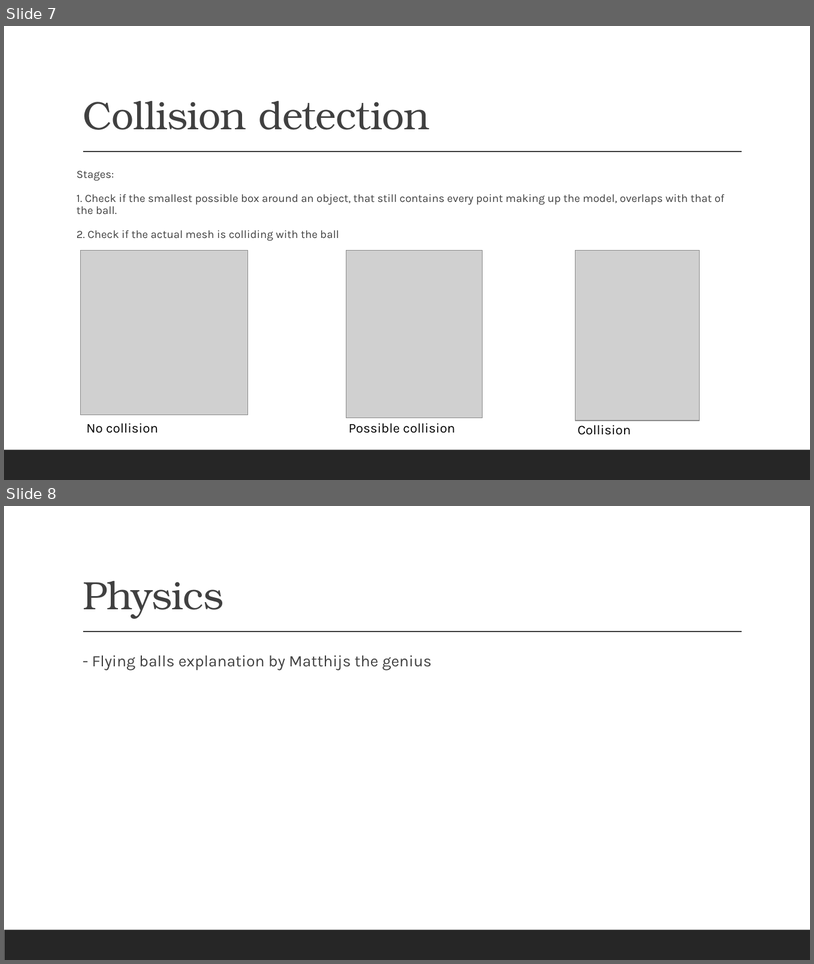
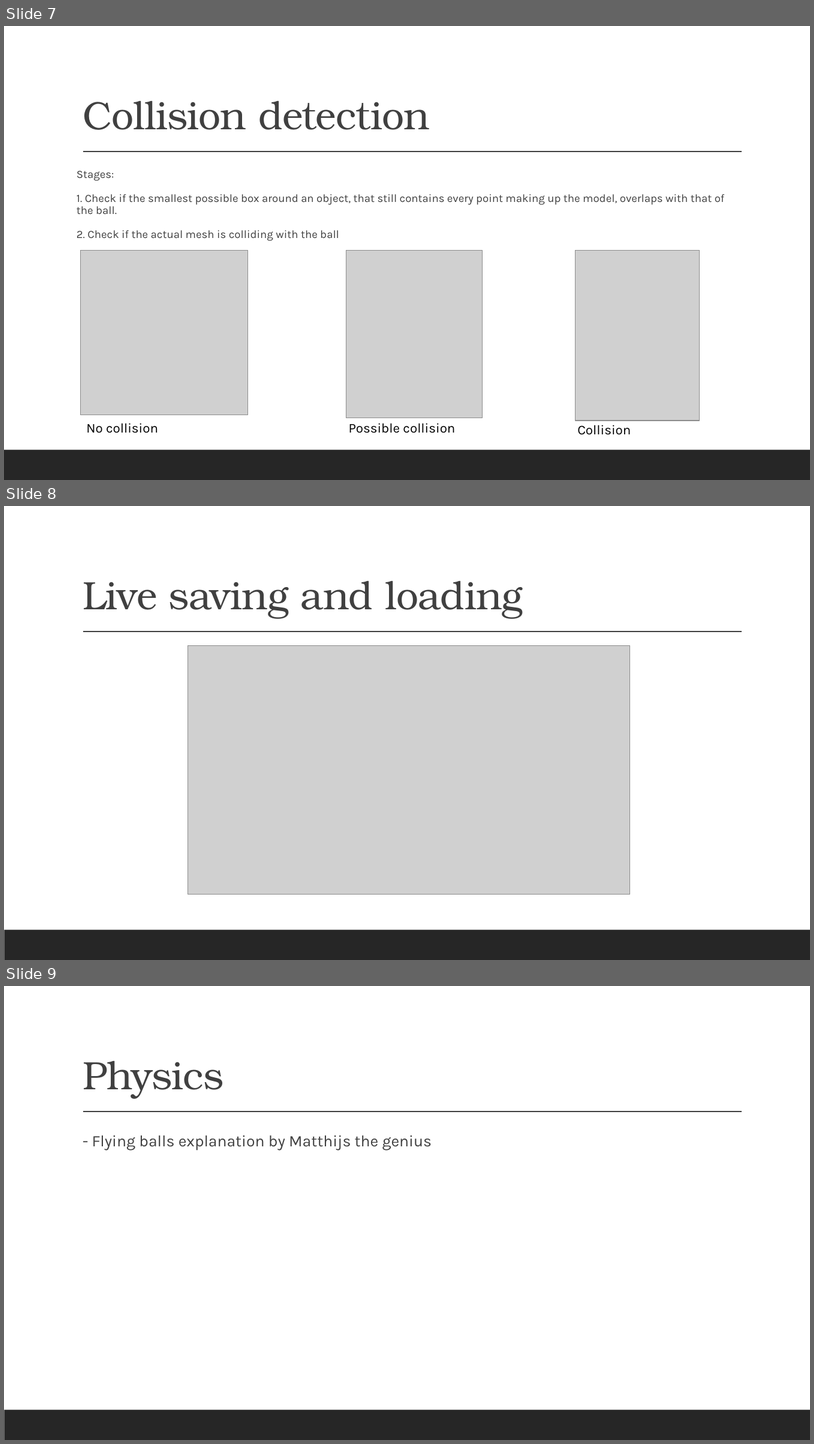
Before and after one commit to renesteeman/Project1-2_Group4, a slide deck: 04-PresentationThirdPhase.pptx. Shown one above the other, each under a label of ours: slides 7 and 8 before the commit, slides 7, 8 and 9 after it. The pictures are 814x964 and 814x1444 pixels, drawn with LibreOffice and Linux fonts; fonts in the diff are those of the drawing; grey boxes stand for pictures. Boxes give left, top, right and bottom in pixels: in the first picture for what was removed or moved away, otherwise in the second. Text is boxed around its words. In the diff, an @@ line names an element or a change of style, - is before the commit and + after.

Commit message:
Live saving/loading video for the presentation

```diff
--- a/04-PresentationThirdPhase.pptx
+++ b/04-PresentationThirdPhase.pptx
@@ slide 8 added at (x1=4, y1=506, x2=810, y2=960), background #FFFFFF; not listed: 2 template elements that a slide beside it also shows @@
@@ title added at (x1=83, y1=581, x2=523, y2=619), 47 pt, text #404040 @@
+Live saving and loading
@@ picture added at (x1=188, y1=646, x2=630, y2=894) @@
@@ what was slide 8 is now slide 9 @@
```
Also in this commit, not shown: 2 slides removed, 1 other file.
